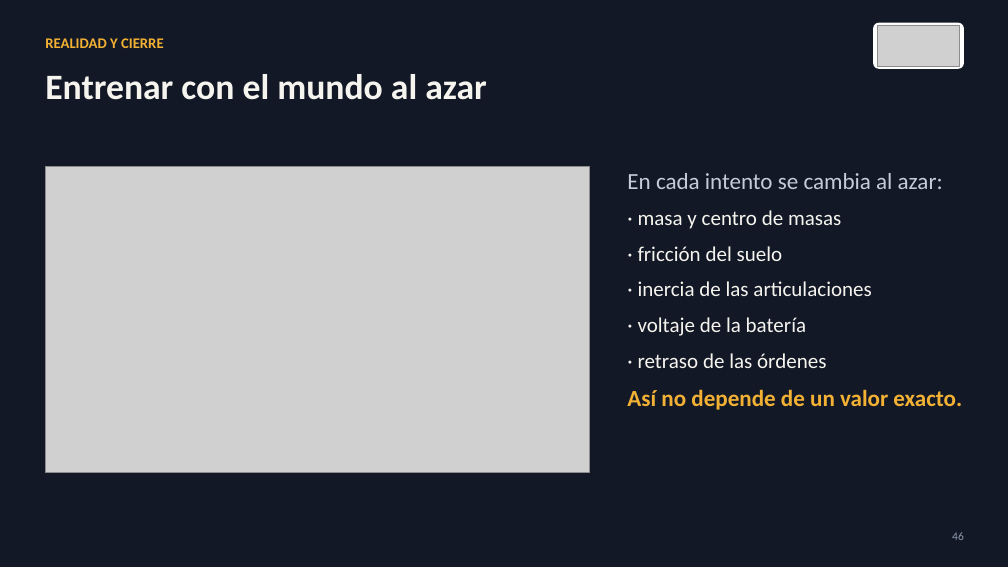
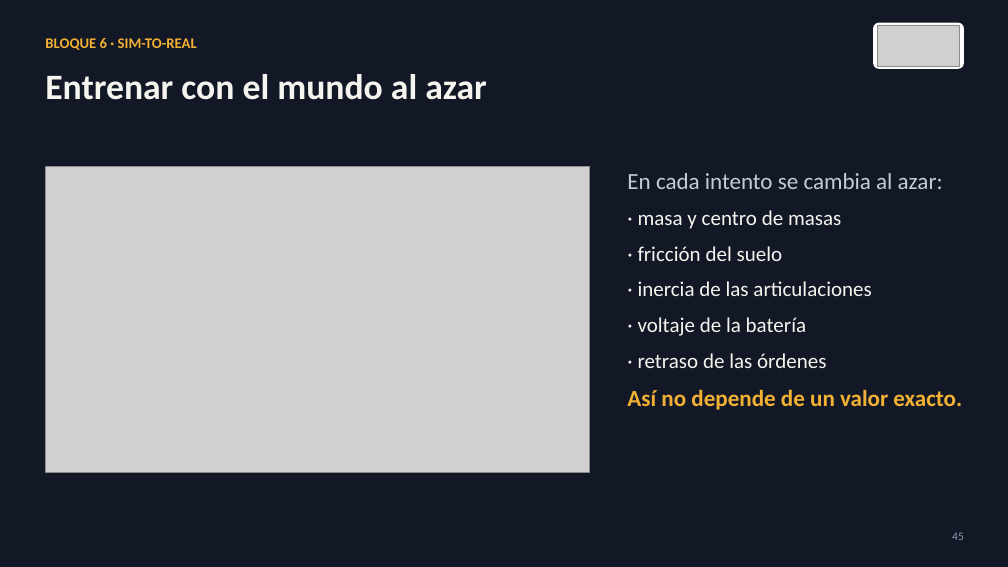
Before and after one commit to david2526IA/taller_microduck_windows, a slide deck: slide 45 of workshop-ia-fisica/presentaciones/Presentacion_03_taller_completo.pptx (slide 46 before the commit). Drawn at 1008x567 pixels with LibreOffice and Linux fonts; fonts in the diff are those of the drawing; grey boxes stand for pictures. Boxes give left, top, right and bottom in pixels: in the first picture for what was removed or moved away, otherwise in the second. Text is boxed around its words. In the diff, an @@ line names an element or a change of style, - is before the commit and + after.

```diff
--- a/workshop-ia-fisica/presentaciones/Presentacion_03_taller_completo.pptx
+++ b/workshop-ia-fisica/presentaciones/Presentacion_03_taller_completo.pptx
@@ text at (x1=45, y1=38, x2=197, y2=50): text changed @@
-REALIDAD Y CIERRE
+BLOQUE 6 · SIM-TO-REAL
```
Also in this commit, not shown: 39 other slides changed, 1 slide added, 1 slide removed, 18 other files.
